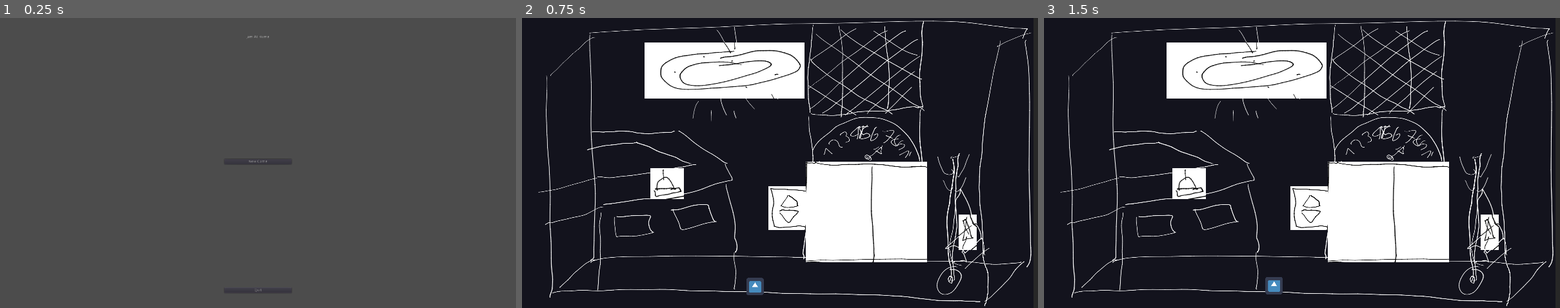
Above: before the commit, frames 1-3 (left to right).
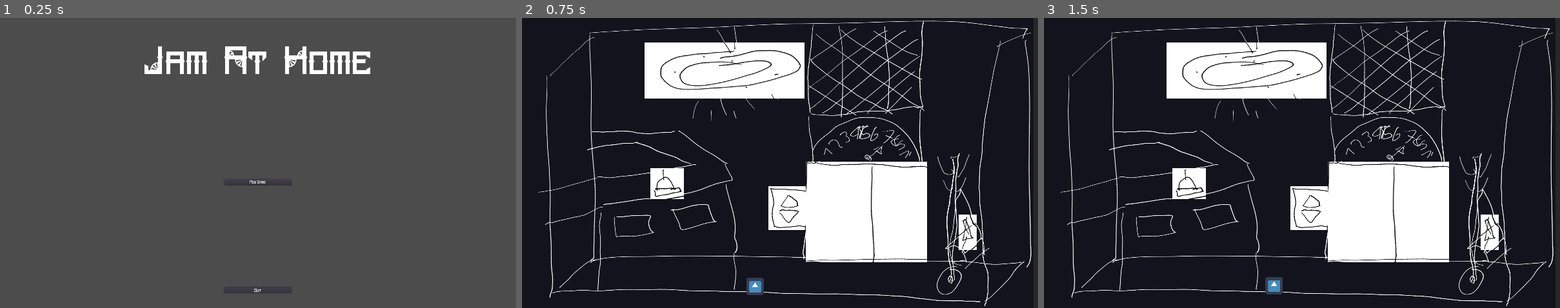
Above: after the commit, the same moments.

Repository: chippmann/dampfmechanische-einstellung
Game: Godot game, scene res://ui/menu/main_menu/MainMenu.tscn
Same seed, same stepped clock (60 frames per second), same inputs: the game is played once before the commit and once after it. The engine's default icon, where the game draws it, is replaced by a stand-in: a white triangle on a blue panel in a dark square. Sound files missing from this copy of the repository are replaced by a short silence.
Inputs (mouse positions are in pixels of both pictures, inside the frame that each line leads up to):
- Up to frame 1 (0.25 s): no input
- Up to frame 2 (0.75 s): click "New Game" at 0.5 s
- Up to frame 3 (1.5 s): click (1245, 70) at 1.25 s

The runs differ from the first frame. In frame 1, 1.8% of the frame differs, in the area x 28-72%, y 6-95%; in frame 2, nothing differs; in frame 3, nothing differs.

Commit message:
Set new default font and set custom font for title

Diff:
--- /dev/null
+++ b/assets/fonts/SteamWheel.tres
@@ -0,0 +1,6 @@
+[gd_resource type="DynamicFont" load_steps=2 format=2]
+
+[ext_resource path="res://assets/fonts/steamwheel-font/Steamwheel-jE7gM.ttf" type="DynamicFontData" id=1]
+
+[resource]
+font_data = ExtResource( 1 )
--- /dev/null
+++ b/assets/fonts/SteamWheel_h1.tres
@@ -0,0 +1,7 @@
+[gd_resource type="DynamicFont" load_steps=2 format=2]
+
+[ext_resource path="res://assets/fonts/steamwheel-font/Steamwheel-jE7gM.ttf" type="DynamicFontData" id=1]
+
+[resource]
+size = 150
+font_data = ExtResource( 1 )
--- /dev/null
+++ b/assets/fonts/TimePiece.tres
@@ -0,0 +1,6 @@
+[gd_resource type="DynamicFont" load_steps=2 format=2]
+
+[ext_resource path="res://assets/fonts/timepiece-font/Timepiece-RpdEW.ttf" type="DynamicFontData" id=1]
+
+[resource]
+font_data = ExtResource( 1 )
--- /dev/null
+++ b/assets/fonts/TimePiece_h1.tres
@@ -0,0 +1,7 @@
+[gd_resource type="DynamicFont" load_steps=2 format=2]
+
+[ext_resource path="res://assets/fonts/timepiece-font/Timepiece-RpdEW.ttf" type="DynamicFontData" id=1]
+
+[resource]
+size = 72
+font_data = ExtResource( 1 )
--- a/project.godot
+++ b/project.godot
@@ -128,9 +128,15 @@
 window/stretch/mode="2d"
 window/stretch/aspect="keep"
 
+[global]
+
+font=false
+custom=false
+
 [gui]
 
 common/drop_mouse_on_gui_input_disabled=true
+theme/custom_font="res://assets/fonts/SteamWheel.tres"
 
 [physics]
 
--- a/ui/menu/main_menu/MainMenu.tscn
+++ b/ui/menu/main_menu/MainMenu.tscn
@@ -1,8 +1,9 @@
-[gd_scene load_steps=4 format=2]
+[gd_scene load_steps=5 format=2]
 
 [ext_resource path="res://ui/menu/main_menu/ContinueButton.gd" type="Script" id=1]
 [ext_resource path="res://ui/menu/main_menu/NewGameButton.gd" type="Script" id=2]
 [ext_resource path="res://ui/menu/main_menu/QuitButton.gd" type="Script" id=3]
+[ext_resource path="res://assets/fonts/SteamWheel_h1.tres" type="DynamicFont" id=4]
 
 [node name="MainMenu" type="Control"]
 anchor_right = 1.0
@@ -24,7 +25,7 @@
 
 [node name="MarginContainer" type="MarginContainer" parent="MarginContainer/VBoxContainer"]
 margin_right = 1824.0
-margin_bottom = 46.0
+margin_bottom = 197.0
 custom_constants/margin_right = 16
 custom_constants/margin_top = 16
 custom_constants/margin_left = 16
@@ -34,19 +35,20 @@
 margin_left = 16.0
 margin_top = 16.0
 margin_right = 1808.0
-margin_bottom = 30.0
+margin_bottom = 181.0
+custom_fonts/font = ExtResource( 4 )
 text = "Jam At Home"
 align = 1
 
 [node name="VBoxContainer" type="VBoxContainer" parent="MarginContainer/VBoxContainer"]
-margin_top = 459.0
+margin_top = 527.0
 margin_right = 1824.0
-margin_bottom = 535.0
+margin_bottom = 613.0
 size_flags_vertical = 6
 
 [node name="MarginContainer" type="MarginContainer" parent="MarginContainer/VBoxContainer/VBoxContainer"]
 margin_right = 1824.0
-margin_bottom = 36.0
+margin_bottom = 41.0
 custom_constants/margin_right = 8
 custom_constants/margin_top = 8
 custom_constants/margin_left = 8
@@ -56,16 +58,16 @@
 margin_left = 787.0
 margin_top = 8.0
 margin_right = 1037.0
-margin_bottom = 28.0
+margin_bottom = 33.0
 rect_min_size = Vector2( 250, 0 )
 size_flags_horizontal = 4
 text = "New Game"
 script = ExtResource( 2 )
 
 [node name="MarginContainer2" type="MarginContainer" parent="MarginContainer/VBoxContainer/VBoxContainer"]
-margin_top = 40.0
+margin_top = 45.0
 margin_right = 1824.0
-margin_bottom = 76.0
+margin_bottom = 86.0
 custom_constants/margin_right = 8
 custom_constants/margin_top = 8
 custom_constants/margin_left = 8
@@ -75,14 +77,14 @@
 margin_left = 787.0
 margin_top = 8.0
 margin_right = 1037.0
-margin_bottom = 28.0
+margin_bottom = 33.0
 rect_min_size = Vector2( 250, 0 )
 size_flags_horizontal = 4
 text = "Continue"
 script = ExtResource( 1 )
 
 [node name="MarginContainer3" type="MarginContainer" parent="MarginContainer/VBoxContainer"]
-margin_top = 948.0
+margin_top = 943.0
 margin_right = 1824.0
 margin_bottom = 984.0
 size_flags_vertical = 0
@@ -95,7 +97,7 @@
 margin_left = 787.0
 margin_top = 8.0
 margin_right = 1037.0
-margin_bottom = 28.0
+margin_bottom = 33.0
 rect_min_size = Vector2( 250, 0 )
 size_flags_horizontal = 4
 text = "Quit"
